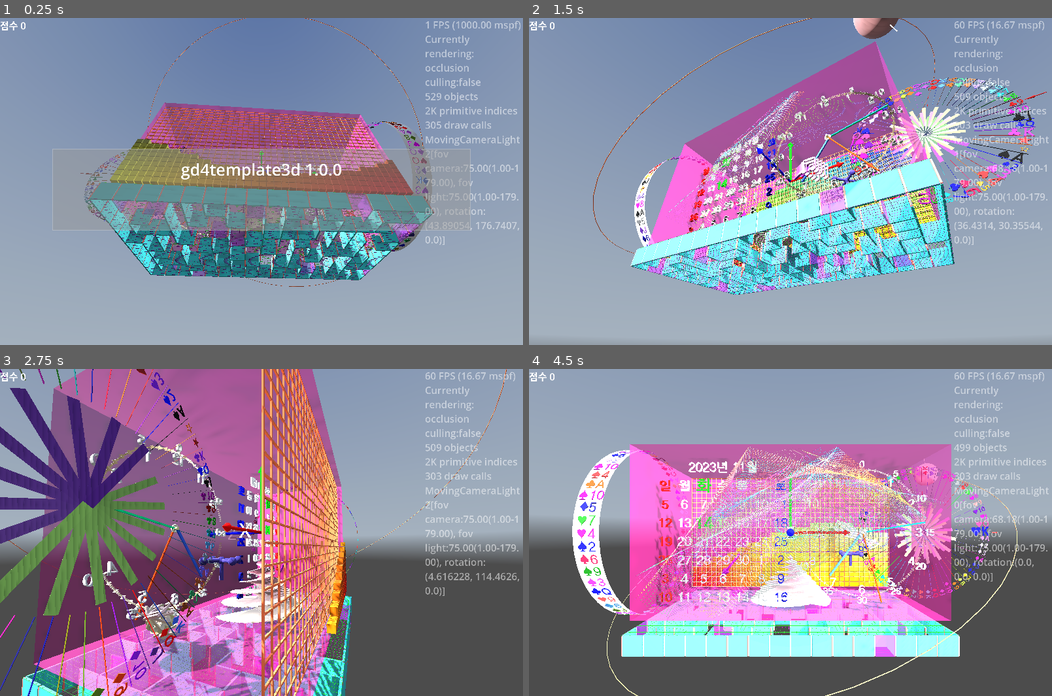
Above: before the commit, frames 1-4 (two rows, left to right).
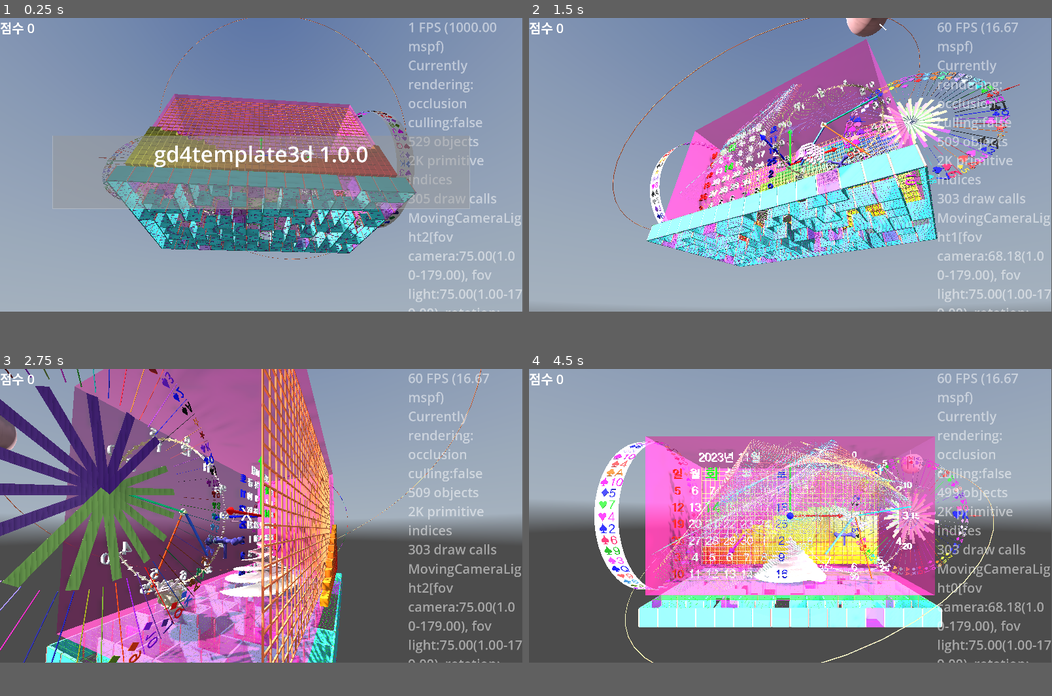
Above: after the commit, the same moments.

Repository: kasworld/gd4template3d
Game: Godot game, scene res://main.tscn
Same seed, same stepped clock (60 frames per second), same inputs: the game is played once before the commit and once after it. A sky picture missing from this copy of the repository is replaced by a grey-blue gradient.
Inputs (mouse positions are in pixels of both pictures, inside the frame that each line leads up to):
- Up to frame 1 (0.25 s): no input
- Up to frame 2 (1.5 s): tap Enter at 0.5, 0.6 s; move the mouse to (905, 165) at 0.52 s; click (905, 165) at 0.67 s; move the mouse to (685, 197) at 1.27 s; tap Delete at 1.35 s; click (685, 197) at 1.42 s
- Up to frame 3 (2.75 s): move the mouse to (313, 460) at 2.02 s; tap Enter at 2.1 s; click (313, 460) at 2.17 s
- Up to frame 4 (4.5 s): move the mouse to (764, 597) at 2.77 s; tap Delete at 2.85, 4.35 s; click (764, 597) at 2.92 s; move the mouse to (947, 581) at 3.52 s; tap Enter at 3.6 s; click (947, 581) at 3.67 s; move the mouse to (633, 483) at 4.27 s; click (633, 483) at 4.42 s
In our replay, the window is 800x500 before the commit and 799x449 after it. These sizes can differ from the game's own. Grey fills any space a smaller window leaves; there, only what the larger window draws over its background counts as a difference.

The runs differ from the first frame. In frame 1, 28% of the frame differs, in the area x 0-100%, y 0-90%; in frame 2, 32%; in frame 3, 48%, in the area x 0-100%, y 0-100%; in frame 4, 45%.

Commit message:
add ui resize

Diff:
--- a/main.gd
+++ b/main.gd
@@ -17,7 +17,7 @@
 	start_rotate_animation($ValveHandle, Vector3.Axis.AXIS_Y, AnimationDuration)
 
 func on_viewport_size_changed():
-	pass
+	ui_panel_demo()
 
 func _ready() -> void:
 	get_viewport().size_changed.connect(on_viewport_size_changed)
--- a/project.godot
+++ b/project.godot
@@ -24,9 +24,8 @@
 
 [display]
 
-window/size/viewport_width=3840
-window/size/viewport_height=2160
-window/size/mode=3
+window/size/viewport_width=1920
+window/size/viewport_height=1080
 
 [physics]
 
